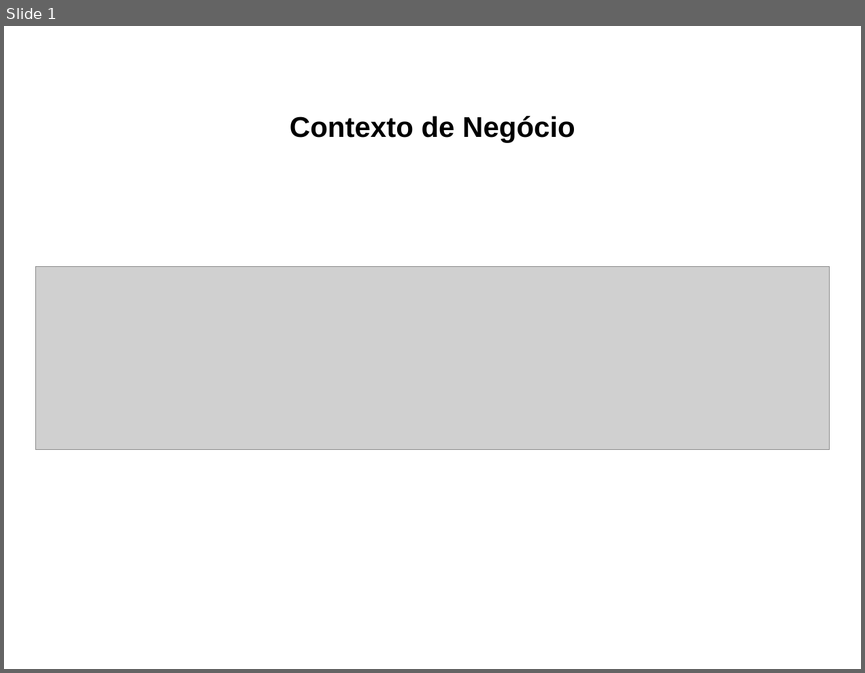
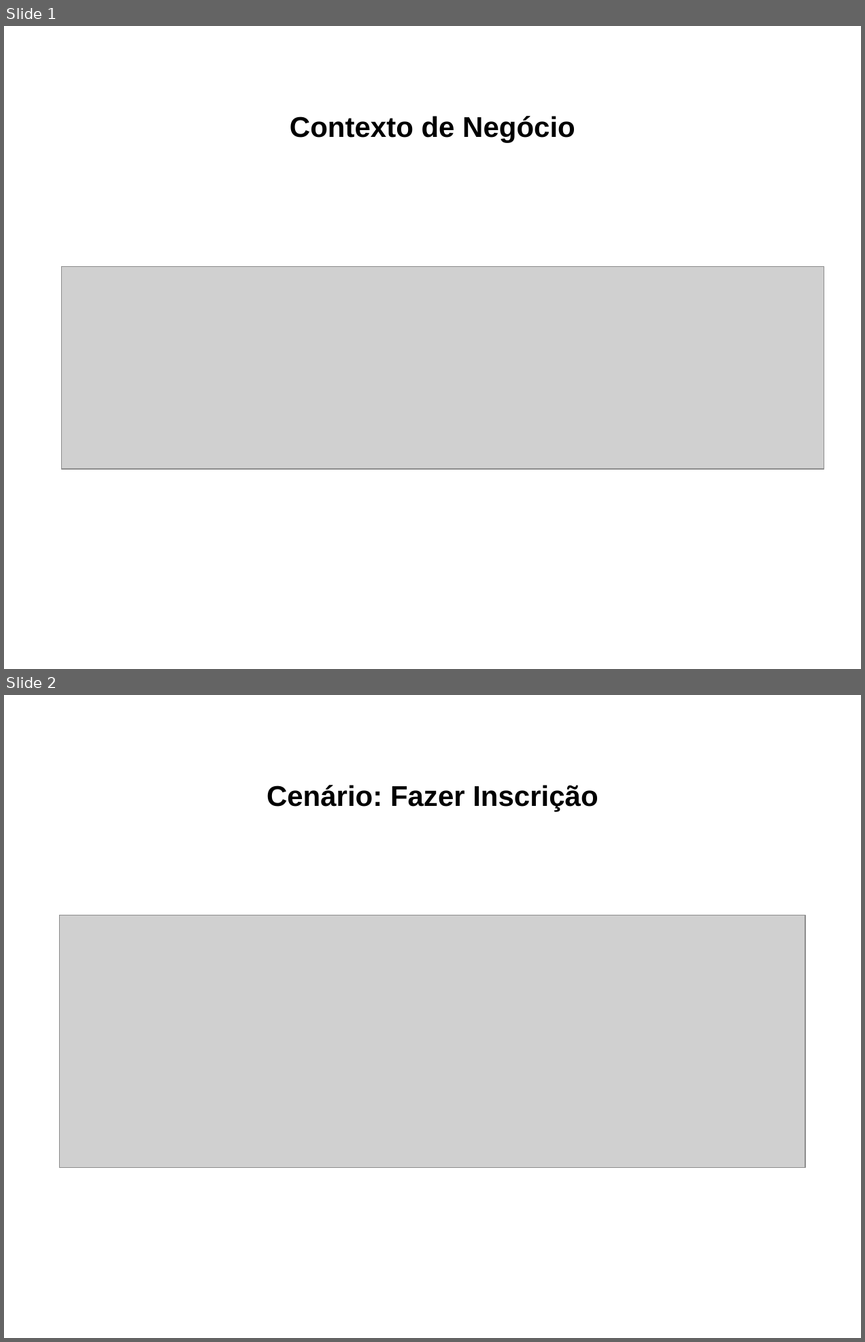
Before and after one commit to leozabotto/smart-owl, a slide deck: Artefatos/15 - Arquitetura de Negócio para cada Cenário.pptx. Shown one above the other, each under a label of ours: slide 1 before the commit, slides 1 and 2 after it. The pictures are 865x673 and 865x1342 pixels, drawn with LibreOffice and Linux fonts; fonts in the diff are those of the drawing; grey boxes stand for pictures. Boxes give left, top, right and bottom in pixels: in the first picture for what was removed or moved away, otherwise in the second. Text is boxed around its words. In the diff, an @@ line names an element or a change of style, - is before the commit and + after.

```diff
--- a/Artefatos/15 - Arquitetura de Negócio para cada Cenário.pptx
+++ b/Artefatos/15 - Arquitetura de Negócio para cada Cenário.pptx
@@ slide 2 added at [4, 695, 861, 1338], background #FFFFFF @@
@@ text added at [266, 785, 598, 811], 24 pt, text #000000, bold @@
+Cenário: Fazer Inscrição
@@ picture added at [60, 915, 805, 1167] @@
@@ slide 1 changed as well @@
@@ picture: place and size @@
-picture at [36, 267, 829, 450]
+picture at [61, 267, 824, 469]
```
Also in this commit, not shown: 2 other slides changed, 3 other slides added, 3 slides removed.
